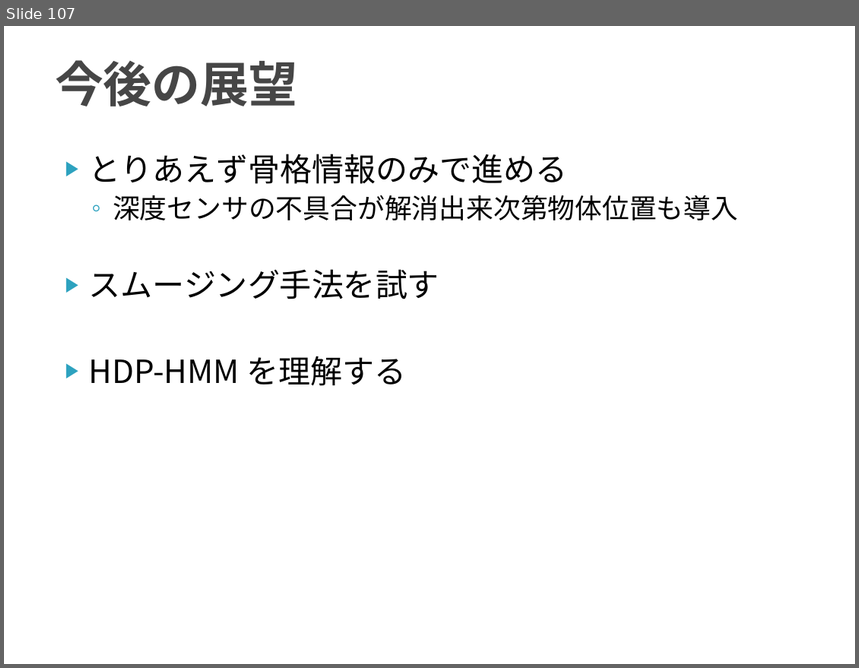
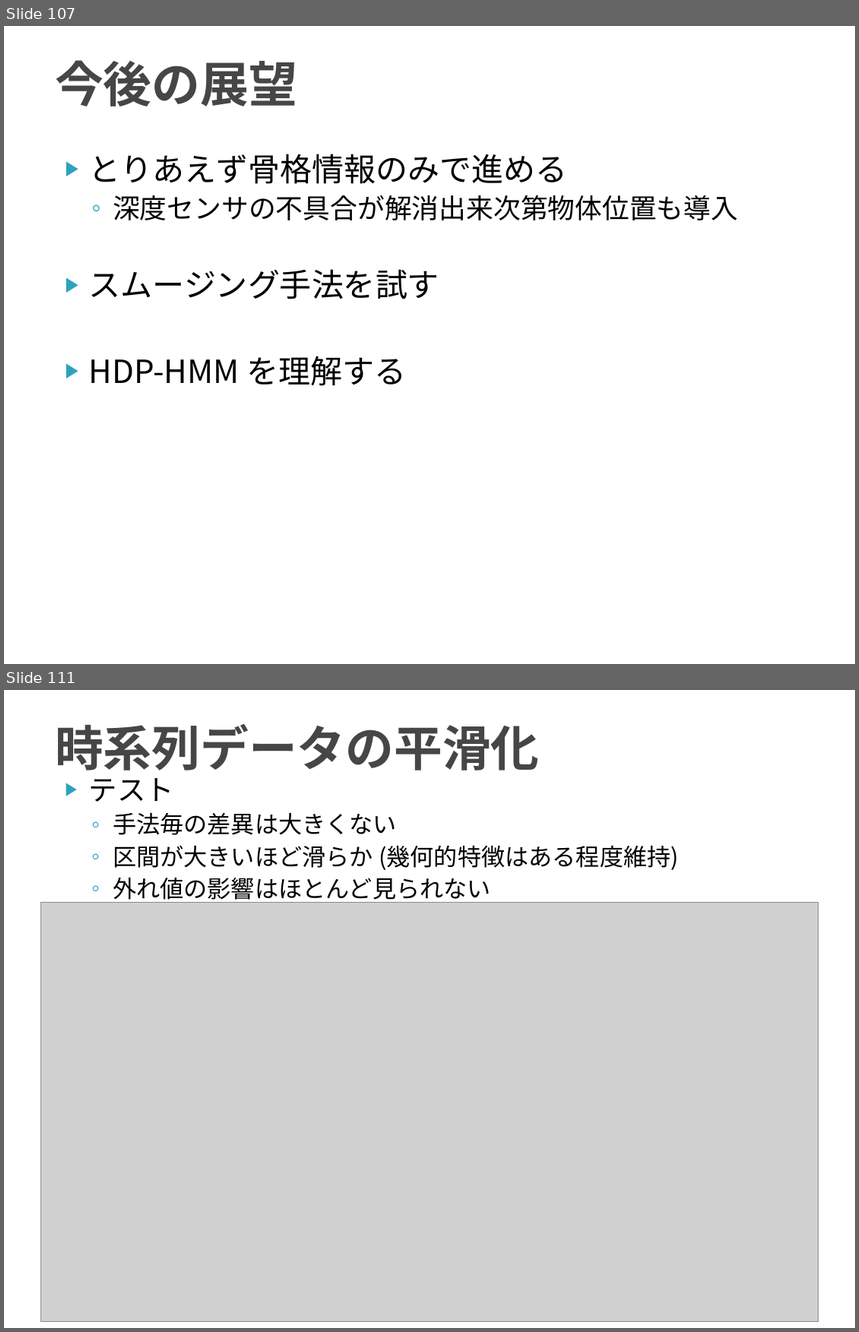
Before and after one commit to TetsuyaKomota/MyMasterStudies, a slide deck: slides/discussion2016.pptx. Shown one above the other, each under a label of ours: slide 107 before the commit, slides 107 and 111 after it; the slides between them are not shown. The pictures are 859x668 and 859x1332 pixels, drawn with LibreOffice and Linux fonts; fonts in the diff are those of the drawing; grey boxes stand for pictures. Boxes give left, top, right and bottom in pixels: in the first picture for what was removed or moved away, otherwise in the second. Text is boxed around its words. In the diff, an @@ line names an element or a change of style, - is before the commit and + after.

```diff
--- a/slides/discussion2016.pptx
+++ b/slides/discussion2016.pptx
@@ slide 111 added at (x1=4, y1=690, x2=855, y2=1328), background #FFFFFF @@
@@ title added at (x1=55, y1=723, x2=540, y2=771), 41 pt, text #464646, bold @@
+時系列データの平滑化
@@ text added at (x1=89, y1=778, x2=679, y2=904), 20 pt, text #000000 @@
+▶ テスト
+  ◦ 手法毎の差異は大きくない
+  ◦ 区間が大きいほど滑らか (幾何的特徴はある程度維持)
+  ◦ 外れ値の影響はほとんど見られない
@@ picture added at (x1=40, y1=902, x2=818, y2=1322) @@
```
Also in this commit, not shown: 5 other slides added.
